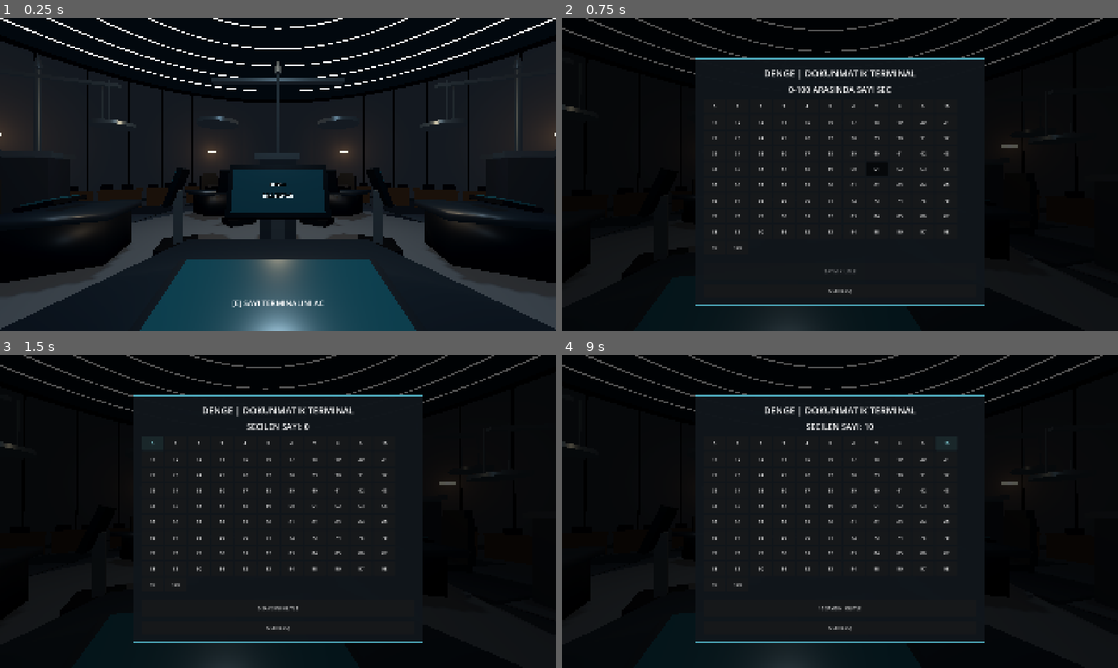
Above: before the commit, frames 1-4 (two rows, left to right).
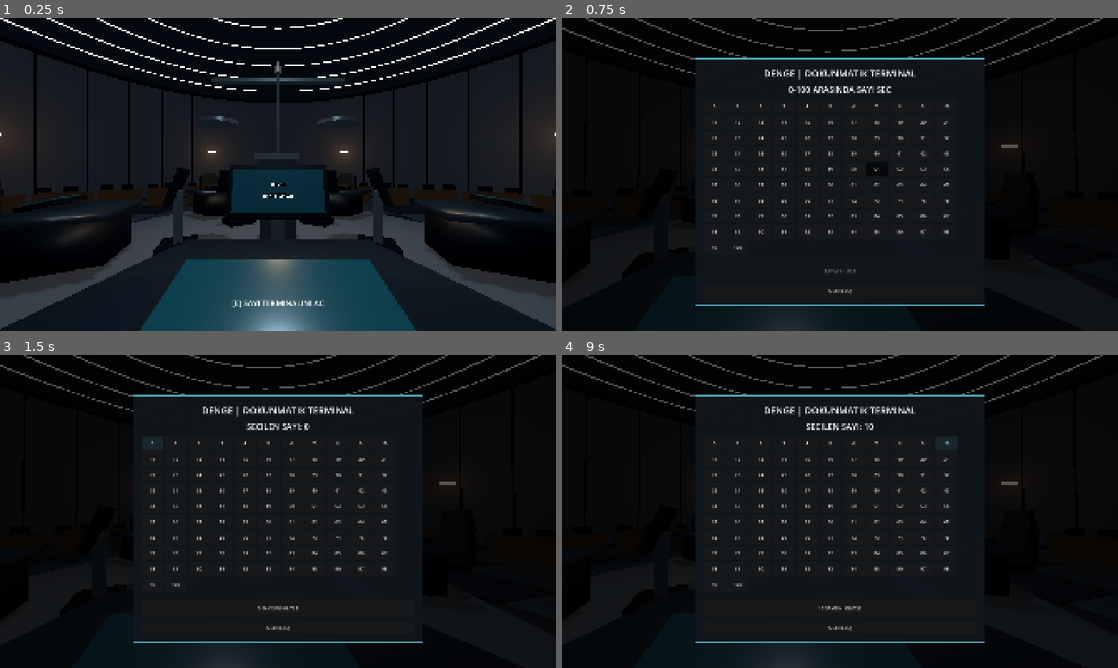
Above: after the commit, the same moments.

Repository: SerkanAydin06/DENGE
Game: Godot game, scene res://scenes/game_room.tscn
Same seed, same stepped clock (60 frames per second), same inputs: the game is played once before the commit and once after it.
Inputs (mouse positions are in pixels of both pictures, inside the frame that each line leads up to):
- Up to frame 1 (0.25 s): no input
- Up to frame 2 (0.75 s): tap Enter at 0.5 s; move the mouse to (867, 174) at 0.52 s; tap E at 0.6 s; click (867, 174) at 0.67 s
- Up to frame 3 (1.5 s): click "0" at 1.25 s
- Up to frame 4 (9 s): click "1" at 2 s; click "2" at 2.75 s; click "3" at 3.5 s; click "4" at 4.25 s; click "5" at 5 s; click "6" at 5.75 s; click "7" at 6.5 s; click "8" at 7.25 s; click "9" at 8 s; click "10" at 8.75 s

The runs differ from the first frame. In frame 1, 0.8% of the frame differs, in the area x 0-100%, y 11-48%; in frame 2, less than 0.1%; in frame 3, less than 0.1%; in frame 4, less than 0.1%.

Commit message:
Place one tiltable balance behind every player's chair: scenes/game_room.tscn

Diff:
--- a/scenes/game_room.tscn
+++ b/scenes/game_room.tscn
@@ -4,7 +4,6 @@
 [ext_resource type="PackedScene" path="res://scenes/room_shell.tscn" id="2_shell"]
 [ext_resource type="PackedScene" path="res://scenes/center_platform.tscn" id="3_platform"]
 [ext_resource type="PackedScene" path="res://scenes/props/player_station.tscn" id="4_station"]
-[ext_resource type="PackedScene" path="res://scenes/props/balance_scale.tscn" id="5_scale"]
 [ext_resource type="PackedScene" path="res://scenes/props/judge_bench.tscn" id="6_judge"]
 [ext_resource type="PackedScene" path="res://scenes/ui/number_terminal_ui.tscn" id="7_ui"]
 
@@ -46,20 +45,6 @@
 
 [node name="JudgeBench" parent="." unique_id=824213944 instance=ExtResource("6_judge")]
 transform = Transform3D(-1, 0, -8.742278e-08, 0, 1, 0, 8.742278e-08, 0, -1, 0, 0, -9)
-
-[node name="BalanceStatues" type="Node3D" parent="." unique_id=2019653709]
-
-[node name="LeftScale" parent="BalanceStatues" unique_id=1529573129 instance=ExtResource("5_scale")]
-transform = Transform3D(1.0712496, 0, 0.38990295, 0, 1.14, 0, -0.38990295, 0, 1.0712496, -7.3, 0, -1.8)
-
-[node name="RightScale" parent="BalanceStatues" unique_id=613906605 instance=ExtResource("5_scale")]
-transform = Transform3D(1.0712496, 0, -0.38990295, 0, 1.14, 0, 0.38990295, 0, 1.0712496, 7.3, 0, -1.8)
-
-[node name="RearLeftScale" parent="BalanceStatues" unique_id=2093059439 instance=ExtResource("5_scale")]
-transform = Transform3D(0.88, 0, 0, 0, 0.88, 0, 0, 0, 0.88, -8.2, 0, 4)
-
-[node name="RearRightScale" parent="BalanceStatues" unique_id=1089836845 instance=ExtResource("5_scale")]
-transform = Transform3D(0.8217024, 0, -0.31496826, 0, 0.8799999, 0, 0.31496826, 0, 0.8217024, 7.074014, 0, 1.9178128)
 
 [node name="Lighting" type="Node3D" parent="." unique_id=908139546]
 
